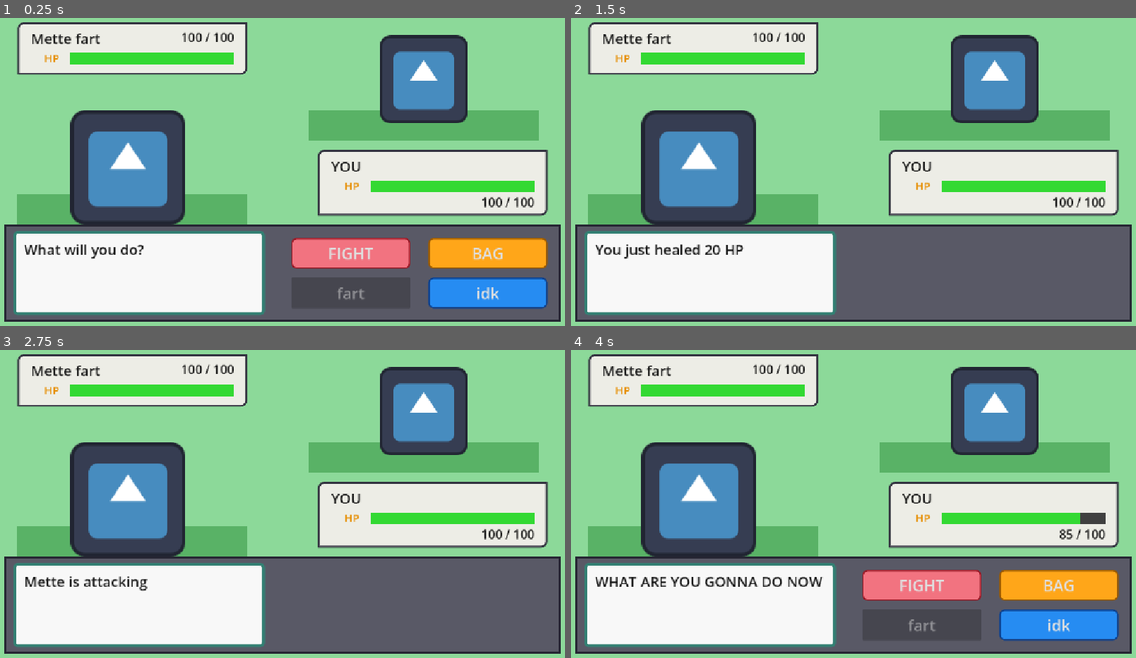
Above: before the commit, frames 1-4 (two rows, left to right).
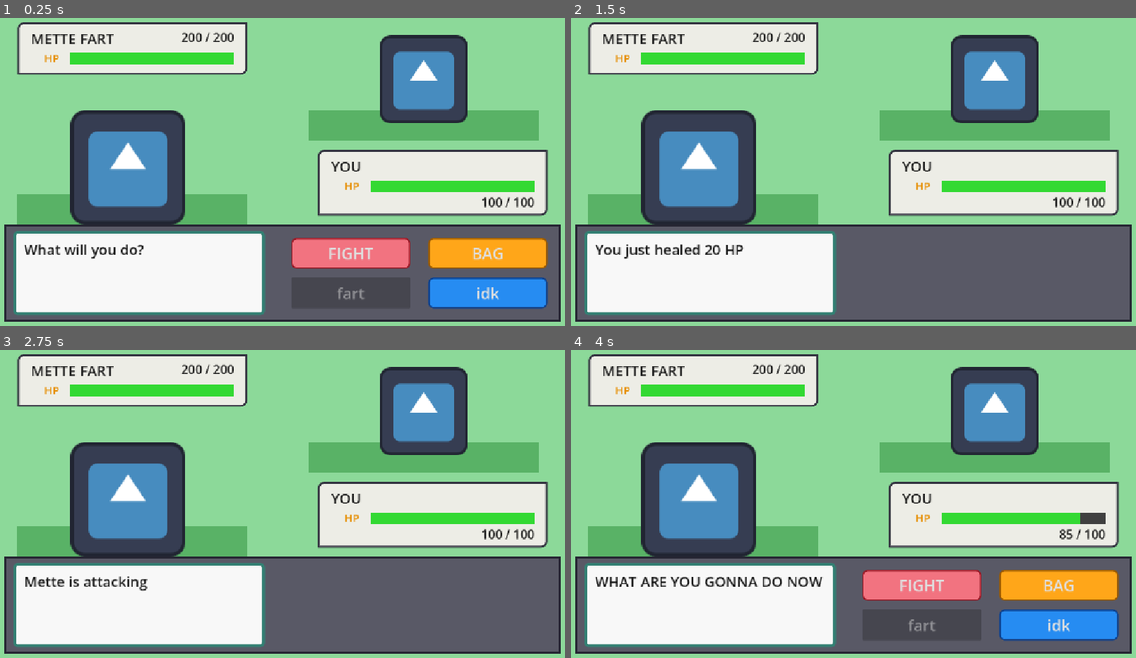
Above: after the commit, the same moments.

Repository: luellablucalpa-web/MiniEksamensprojekt-
Game: Godot game, scene res://Scenes/battle_test_type_shit.tscn
Two runs of this game, one before a commit and one after it. Both use one fixed random seed, a clock stepped at 60 frames per second and the inputs below. This scene is started directly instead of the project's main scene. The engine's default icon, where the game draws it, is replaced by a stand-in: a white triangle on a blue panel in a dark square.
Inputs:
- Up to frame 1 (0.25 s): no input
- Up to frame 2 (1.5 s): click "BAG" at 0.5 s; tap Enter at 1.25 s; hold Right (ui_right) from 1.28 s (still down)
- Up to frame 3 (2.75 s): tap Space at 2 s; release Right (ui_right) at 2.03 s; hold Down (ui_down) from 2.03 s (still down)
- Up to frame 4 (4 s): tap Enter at 2.75 s; release Down (ui_down) at 2.78 s; hold Right (ui_right) 2.78-3.53 s; tap Space at 3.5 s; hold Up (ui_up) from 3.53 s (still down)

The runs differ from the first frame. In frame 1, 0.3% of the frame differs, in the area x 7-39%, y 4-9%; in frame 2, 0.3%; in frame 3, 0.3%; in frame 4, 0.3%.

Commit message:
200 hp metto fart

Diff:
--- a/mini-eksamensprojekt/Scenes/battle_test_type_shit.tscn
+++ b/mini-eksamensprojekt/Scenes/battle_test_type_shit.tscn
@@ -153,7 +153,7 @@
 offset_bottom = 50.0
 theme_override_colors/font_color = Color(0.1, 0.1, 0.1, 1)
 theme_override_font_sizes/font_size = 29
-text = "Mette fart"
+text = "METTE FART"
 
 [node name="HPBar" type="ProgressBar" parent="Battle/EnemyInfo" unique_id=1305330232]
 layout_mode = 0
@@ -184,7 +184,7 @@
 offset_bottom = 50.0
 theme_override_colors/font_color = Color(0.1, 0.1, 0.1, 1)
 theme_override_font_sizes/font_size = 25
-text = "100 / 100"
+text = "200 / 200"
 horizontal_alignment = 2
 
 [node name="PlayerInfo" type="Panel" parent="Battle" unique_id=1869732213]
--- a/mini-eksamensprojekt/Scripts/battle.gd
+++ b/mini-eksamensprojekt/Scripts/battle.gd
@@ -1,7 +1,7 @@
 extends Control
 
 var hp = 100
-var enemy_hp = 100
+var enemy_hp = 200
 
 # spørgsmålenmenene og svar og hvilket svar der er rigtigt (0 = første = A)
 var questions = [
@@ -22,8 +22,9 @@
 	update_hp()
 
 func update_hp():
+	$EnemyInfo/HPBar.max_value = 200
 	$EnemyInfo/HPBar.value = enemy_hp
-	$EnemyInfo/HPLabel.text = str(enemy_hp) + " / 100"
+	$EnemyInfo/HPLabel.text = str(enemy_hp) + " / 200"
 	$PlayerInfo/HPBar.value = hp
 	$PlayerInfo/HPLabel.text = str(hp) + " / 100"
 
